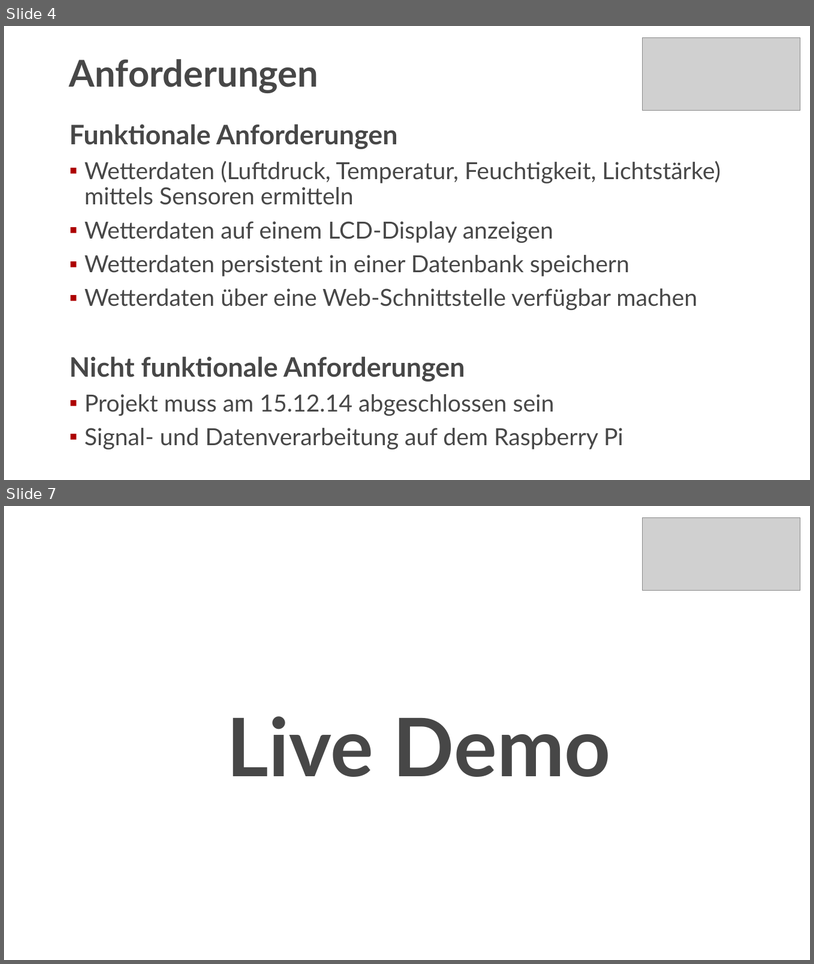
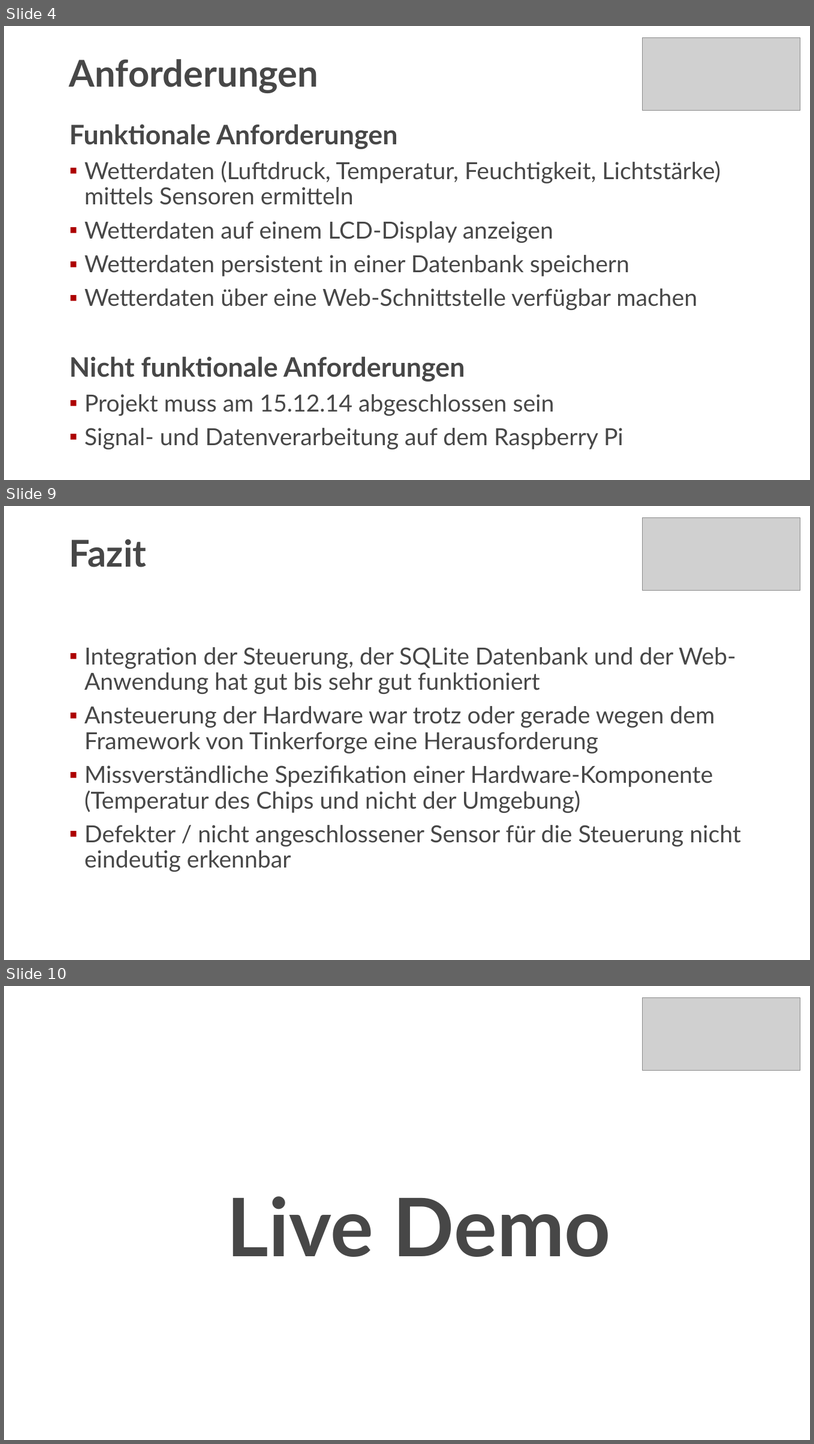
Before and after one commit to FFHS-ES-HH/ras-weather, a slide deck: docs/Präsentation-Wetterstation.pptx. Shown one above the other, each under a label of ours: slides 4 and 7 before the commit, slides 4, 9 and 10 after it; the slides between them are not shown. The pictures are 814x964 and 814x1444 pixels, drawn with LibreOffice and Linux fonts; fonts in the diff are those of the drawing; grey boxes stand for pictures. Boxes give left, top, right and bottom in pixels: in the first picture for what was removed or moved away, otherwise in the second. Text is boxed around its words. In the diff, an @@ line names an element or a change of style, - is before the commit and + after.

Commit message:
Präsentation

```diff
--- a/docs/Präsentation-Wetterstation.pptx
+++ b/docs/Präsentation-Wetterstation.pptx
@@ slide 9 added at bbox=[4, 506, 810, 960], background #FFFFFF @@
@@ picture added at bbox=[643, 518, 800, 591] @@
@@ title added at bbox=[69, 539, 147, 567], 44 pt, text #474747, bold @@
+Fazit
@@ text added at bbox=[84, 647, 741, 871], 28 pt, text #474747 @@
+▪ Integration der Steuerung, der SQLite Datenbank und der Web-Anwendung hat gut bis sehr gut funktioniert
+▪ Ansteuerung der Hardware war trotz oder gerade wegen dem Framework von Tinkerforge eine Herausforderung
+▪ Missverständliche Spezifikation einer Hardware-Komponente (Temperatur des Chips und nicht der Umgebung)
+▪ Defekter / nicht angeschlossener Sensor für die Steuerung nicht eindeutig erkennbar
@@ what was slide 7 is now slide 10 @@
```
Also in this commit, not shown: 2 slides changed, 3 other slides added, 1 slide removed, 1 other file.
